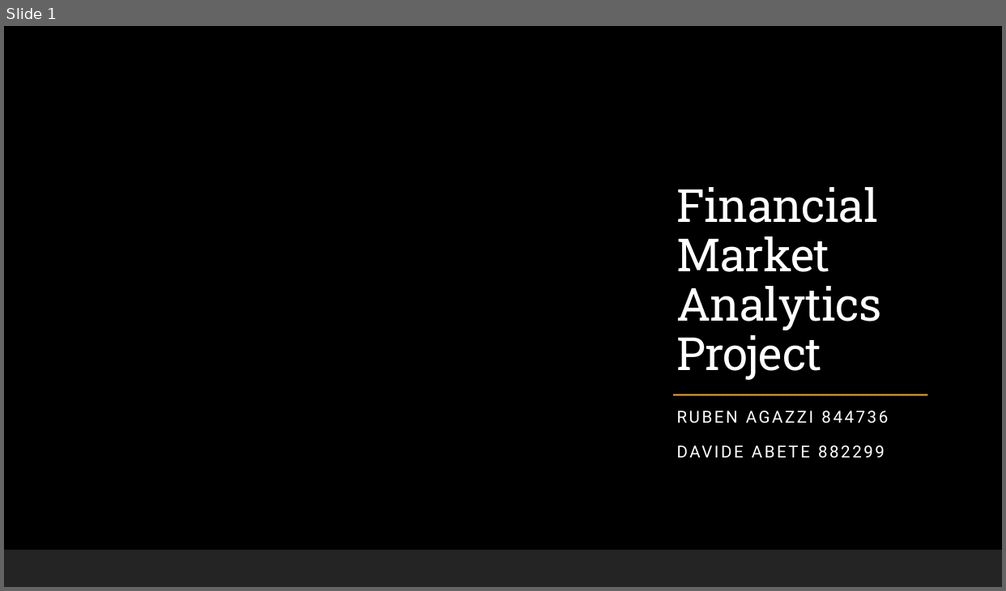
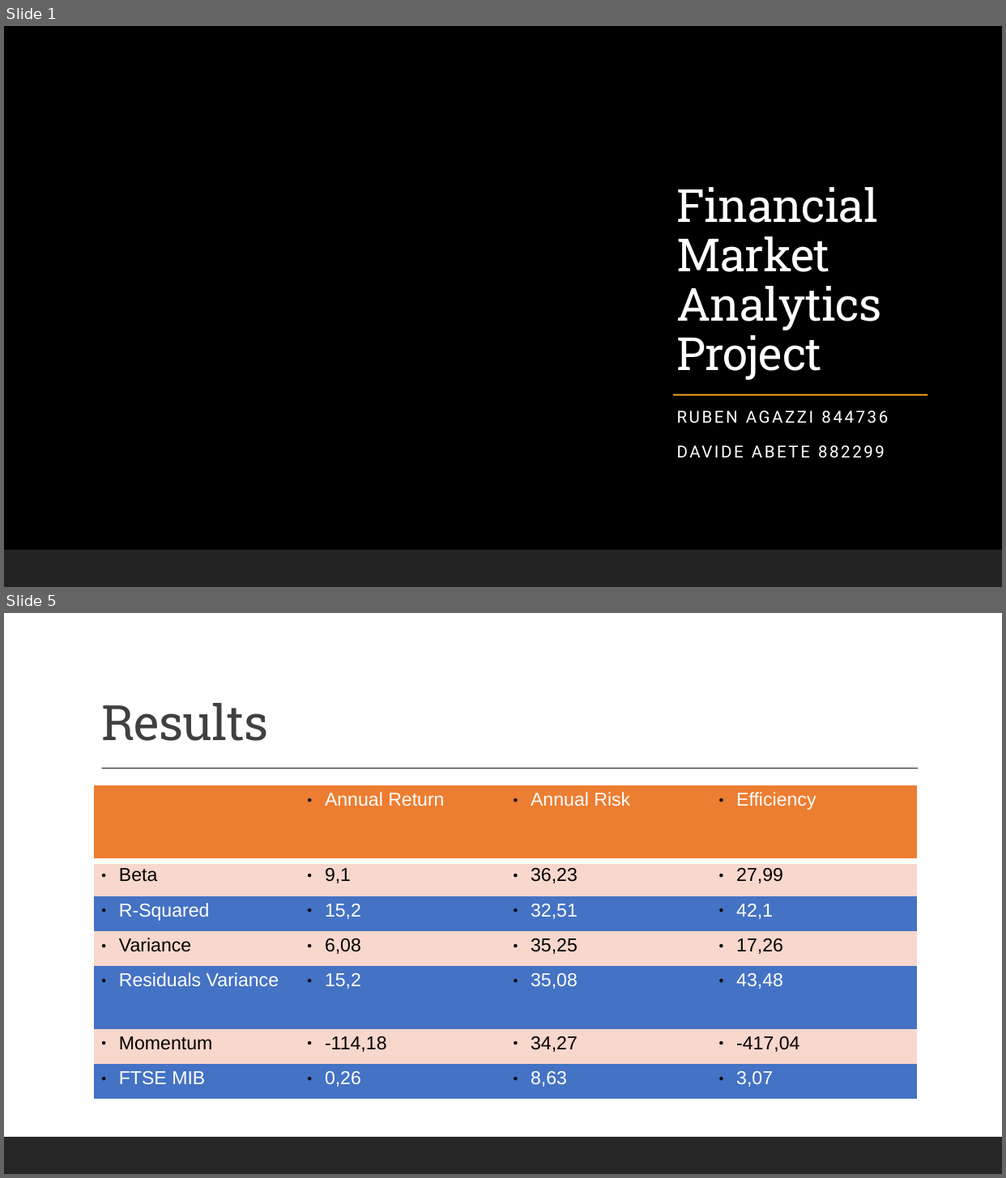
Before and after one commit to Blowdire/Progetto, a slide deck: Report/Financial Market Analytics Project pres.odp. Shown one above the other, each under a label of ours: slide 1 before the commit, slides 1 and 5 after it; the slides between them are not shown. The pictures are 1006x591 and 1006x1178 pixels, drawn with LibreOffice and Linux fonts; fonts in the diff are those of the drawing; background and template pictures are left out. Boxes give left, top, right and bottom in pixels: in the first picture for what was removed or moved away, otherwise in the second. Text is boxed around its words. In the diff, an @@ line names an element or a change of style, - is before the commit and + after.

```diff
--- a/Report/Financial Market Analytics Project pres.odp
+++ b/Report/Financial Market Analytics Project pres.odp
@@ slide 5 added at bbox=[4, 613, 1002, 1174], background #FFFFFF; not listed: 1 template element that a slide beside it also shows @@
@@ title added at bbox=[101, 703, 268, 741], 47 pt, text #404040 @@
+Results
@@ line added from (102, 768) to (918, 769), #404040 0.99 pt @@
@@ table added at bbox=[94, 786, 918, 1090], 7 rows, 4 columns @@
+ | Annual Return | Annual Risk | Efficiency
+Beta | 9,1 | 36,23 | 27,99
+R-Squared | 15,2 | 32,51 | 42,1
+Variance | 6,08 | 35,25 | 17,26
+Residuals Variance | 15,2 | 35,08 | 43,48
+Momentum | -114,18 | 34,27 | -417,04
+FTSE MIB | 0,26 | 8,63 | 3,07
```
Also in this commit, not shown: 2 slides changed, 4 other slides added, 5 slides removed, 8 other files.
